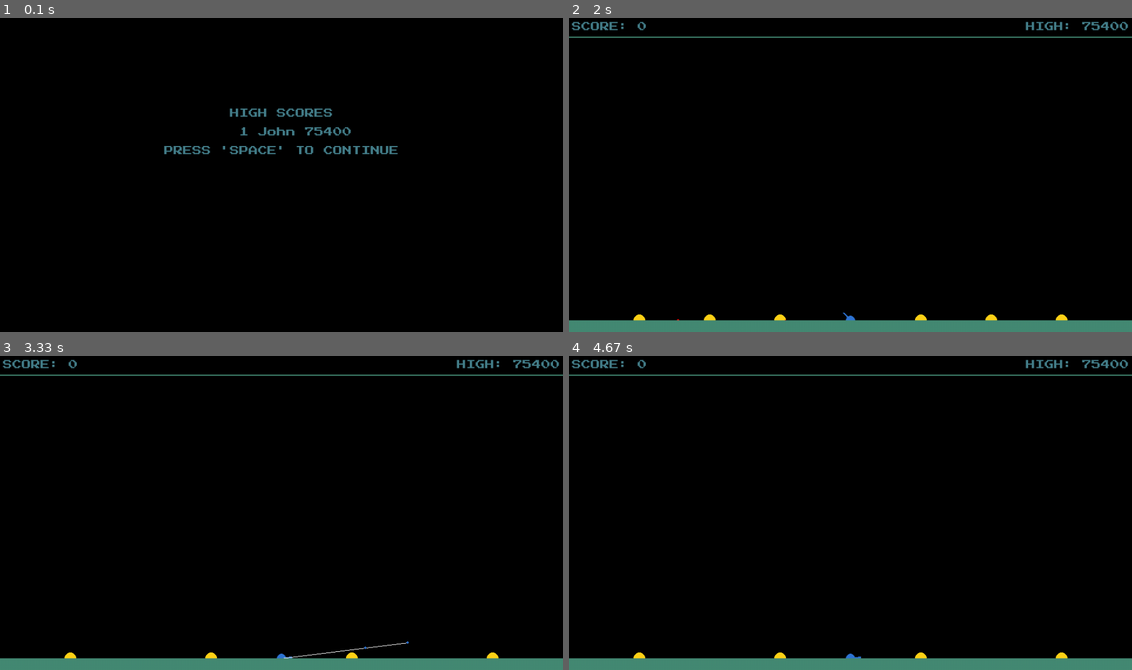
Above: before the commit, frames 1-4 (two rows, left to right).
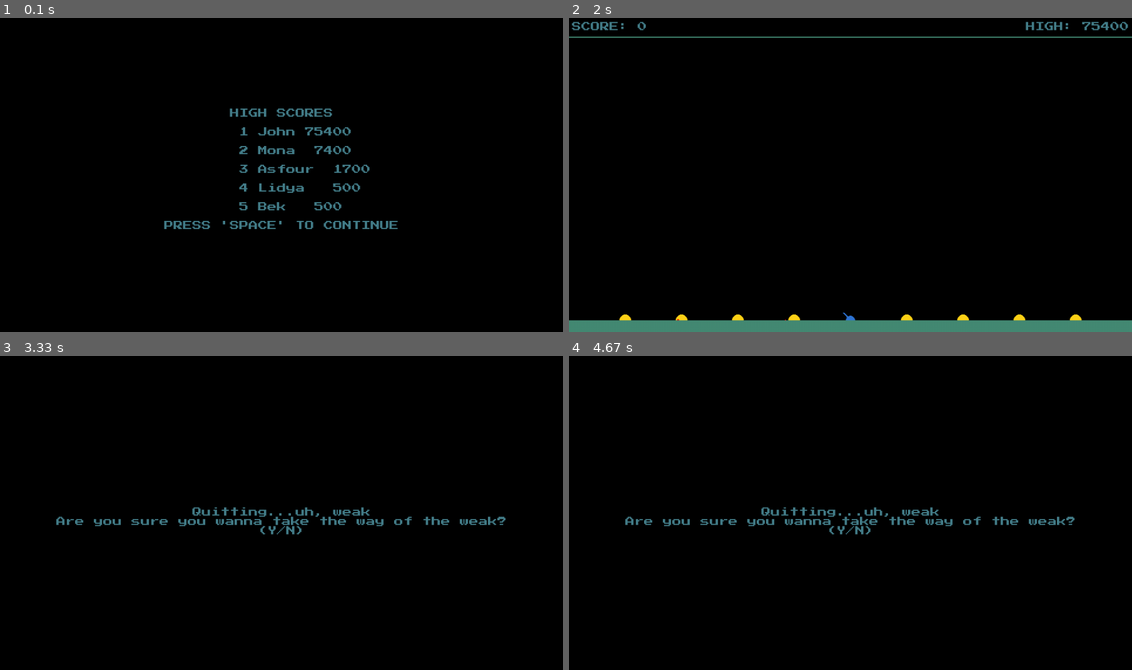
Above: after the commit, the same moments.

Repository: joshRG/Missile-Defence-Game-with-Pygame
Game: pygame game, started from missile-defence.py
Two runs of this game, one before a commit and one after it. Both use one fixed random seed, a clock stepped at 60 frames per second and the inputs below.
Inputs (mouse positions are in pixels of both pictures, inside the frame that each line leads up to):
- Up to frame 1 (0.1 s): no input
- Up to frame 2 (2 s): tap Enter at 0.33 s; tap Space at 1.67 s
- Up to frame 3 (3.33 s): tap Enter at 2 s; hold Esc 2.33-2.8 s; move the mouse to (495, 629) at 2.37 s; tap Space at 2.4, 2.7 s
- Up to frame 4 (4.67 s): no input

The runs differ from the first frame. In frame 1, 1.7% of the frame differs, in the area x 29-71%, y 40-68%; in frame 2, 0.5%; in frame 3, 6.2%, in the area x 0-100%, y 1-100%; in frame 4, 6.1%.

Commit message:
Changed: Added more dependency to the config file Fixed bugs: 2, 3 and 5

Diff:
--- a/config.py
+++ b/config.py
@@ -11,7 +11,7 @@
 GAME_STATE_MENU = 30
 GAME_STATE_NEW_LEVEL = 40
 GAME_STATE_OVER = 50
-NUM_CITIES = 8
+NUM_CITIES = 10
 SKY_LEVEL = 35
 GROUND_LEVEL = 20
 INTERCEPT_RADIUS = 35
--- a/functions.py
+++ b/functions.py
@@ -144,21 +144,23 @@
         score_text_pos = (SCREENSIZE[0] // 2 - (high_score_heading.get_width() // 2),
                             SCREENSIZE[1] // 2 - (text_height * text_y_pos_multiplier))
         screen.blit(score_text, score_text_pos)
-        text_y_pos_multiplier -= 1
+        text_y_pos_multiplier -= 2
+        if pos == " 5":
+            break
+        # print(True if pos == " 5" else False)     #testing the type and the condition to evaluate in the previous if stated
 
-        #Generating instruction msg, position and blit
-        text_y_pos_multiplier -= 1
-        high_score_msg = game_font.render("PRESS 'SPACE' TO CONTINUE", False, INTERFACE_SEC)
-        high_score_msg_pos = (SCREENSIZE[0] // 2 - (high_score_msg.get_width() // 2),
-                            SCREENSIZE[1] // 2 - (text_height * text_y_pos_multiplier))
+    #Generating instruction msg, position and blit
+    high_score_msg = game_font.render("PRESS 'SPACE' TO CONTINUE", False, INTERFACE_SEC)
+    high_score_msg_pos = (SCREENSIZE[0] // 2 - (high_score_msg.get_width() // 2),
+                        SCREENSIZE[1] // 2 - (text_height * text_y_pos_multiplier))
 
-        screen.blit(high_score_msg, high_score_msg_pos)
+    screen.blit(high_score_msg, high_score_msg_pos)
 
-        #Update the display
-        pygame.display.update()
-        #Infinite loop to liste for continue
-        while pause == 0:
-            for event in pygame.event.get():
-                if event.type == KEYDOWN:
-                    if event.key == K_SPACE:
-                        pause -= 1
+    #Update the display
+    pygame.display.update()
+    #Infinite loop to liste for continue
+    while pause == 0:
+        for event in pygame.event.get():
+            if event.type == KEYDOWN:
+                if event.key == K_SPACE:
+                    pause -= 1
--- a/mcgame.py
+++ b/mcgame.py
@@ -69,10 +69,22 @@
 
         #Game Over - All cities destroyed
     def game_over(self, screen):
+            pause = 0
+            #Message
             game_over_msg = game_font.render("YOUR CITIES ARE DESTROYED!", False, INTERFACE_SEC)
             score_msg = game_font.render("SCORED: {}".format(self.player_score), False, INTERFACE_SEC)
+            #Position of the message
             game_over_msg_pos = (SCREENSIZE[0] // 2 - (game_over_msg.get_width() // 2), SCREENSIZE[1] // 2 - (game_over_msg.get_height() // 2))
             score_msg_pos = (SCREENSIZE[0] // 2 - (score_msg.get_width() // 2), SCREENSIZE[1] // 2 - (score_msg.get_height() // 2) + game_over_msg.get_height())
+            screen.blit(game_over_msg, game_over_msg_pos)
+            screen.blit(score_msg, score_msg_pos)
+            pygame.display.update()
+            while pause == 0:
+                for event in pygame.event.get():
+                    if event.type == KEYDOWN:
+                        if event.key == K_SPACE:
+                            pause = -1
+                            exit()
 
     def get_target(self):
             return(random.randint(0, SCREENSIZE[0]), self.ground_level)
--- a/missile-defence.py
+++ b/missile-defence.py
@@ -36,11 +36,12 @@
     #Active cities
     city_list = []
 
-    for counter in range(1, 8):
-        if counter == 8 // 2:
+    for counter in range(1, NUM_CITIES):
+        """This Loop is in charge of set the cities ammounts drawed in the game, always 2 less than setted in the config.py file"""
+        if counter == NUM_CITIES // 2:
             pass
         else:
-            city_list.append(City(counter, 7))
+            city_list.append(City(counter, (NUM_CITIES - 1)))
 
     #Instantiate a Defence class
     defence = Defence()
@@ -63,8 +64,7 @@
                 if event.button == 3:
                     pass
             if event.type == KEYDOWN:
-                if event.type == K_ESCAPE:
-                    validate = False
+                if event.key == K_ESCAPE:
                     exit_game(screen)
                 if event.key == K_SPACE:
                     defence.shoot(missile_list)
--- a/missile.py
+++ b/missile.py
@@ -42,9 +42,9 @@
                         self.origin_pos[1] + int(self.travel_dist * math.cos(self.angle) * self.incoming))
             self.travel_dist += self.speed
             #when reaching the target point : detonate!
-            if self.travel_dist > self.dist_to_target and not self.detonated:
-                self.explode(explosion_list)
-                #function to explosion itself
+        if self.travel_dist > self.dist_to_target and not self.detonated:
+            self.explode(explosion_list)
+            #function to explosion itself
     def explode(self, explosion_list):
         self.detonated = True
         if self.incoming !=1:
Not shown, changed: readMe.txt
